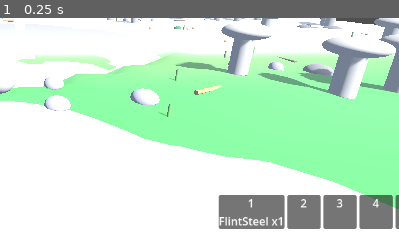
Above: before the commit, frame 1.
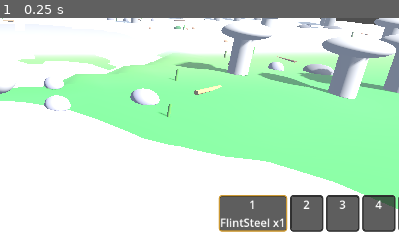
Above: after the commit, the same moment.

Repository: DrDerws/game-wtf
Game: Godot game, scene res://scenes/Bootstrap.tscn
The game is run twice, just before and just after one commit, with the same random seed, the same clock (stepped at 60 frames per second) and the same inputs.
Inputs:
- Up to frame 1 (0.25 s): no input
The pictures show only the part of the screen within x 50-100%, y 38-88%; the shares and areas given below are measured in that part.

The runs differ from the first frame. In frame 1, 2.7% of the frame differs, in the area x 54-100%, y 79-97%.
Error before the commit: Invalid assignment of property or key 'border_width_all' with value of type 'int' on a base object of type 'StyleBoxFlat'. (res://scripts/HUD.gd:178)
Error after the commit: Invalid assignment of property or key 'cell_size_x' with value of type 'float' on a base object of type 'HeightMapShape3D'. (res://scripts/Game.gd:831)

Commit message:
Fix Godot 4 shader and HUD issues

Diff:
--- a/game-project/scenes/Main.tscn
+++ b/game-project/scenes/Main.tscn
@@ -23,13 +23,13 @@
 	size = Vector3(120, 8, 120)
 
 [sub_resource type="Shader" id="4"]
-	code = "shader_type spatial;\nrender_mode cull_back, diffus …(164 unchanged characters)… ;\nuniform float snow_height = 1.1;\n\nvoid fragment() {\n\tfloat height = WORLD_POSITION.y;\tfloat blend = smoothstep(snow_height - 0.6, snow_height + 0.4, height);\tvec3 base = mix(grass_color, snow_color, blend);\tfloat noise = fract(sin(dot(WORLD_POSITION.xz, vec2(12.9898, 78.233))) * 43758.5453);\tbase = mix(base, base * 1.15, noise * 0.25);\tALBEDO = base;\tROUGHNESS = 0.95;\tSPECULAR = 0.1;\n}\n"
+	code = "shader_type spatial;\nrender_mode cull_back, diffus …(164 unchanged characters)… ;\nuniform float snow_height = 1.1;\n\nvarying vec3 world_pos;\n\nvoid vertex() {\n\tworld_pos = (MODEL_MATRIX * vec4(VERTEX, 1.0)).xyz;\n}\n\nvoid fragment() {\n\tfloat height = world_pos.y;\n\tfloat blend = smoothstep(snow_height - 0.6, snow_height + 0.4, height);\n\tvec3 base = mix(grass_color, snow_color, blend);\n\tfloat noise = fract(sin(dot(world_pos.xz, vec2(12.9898, 78.233))) * 43758.5453);\n\tbase = mix(base, base * 1.15, noise * 0.25);\n\tALBEDO = base;\n\tROUGHNESS = 0.95;\n\tSPECULAR = 0.1;\n}\n"
 
 [sub_resource type="ShaderMaterial" id="5"]
 	shader = SubResource("4")
 
 [sub_resource type="Shader" id="6"]
-	code = "shader_type spatial;\nrender_mode cull_back, blend_mix, depth_draw_alpha_prepass, specular_schlick_ggx;\n\nuniform vec3 water_color : source_color = vec3(0.12, 0.35, 0.48);\nuniform float wave_amp = 0.08;\nuniform float wave_freq = 0.9;\n\nvoid vertex() {\tVERTEX.y += sin(TIME * 1.3 + VERTEX.x * wave_freq) * wave_amp;\tVERTEX.y += cos(TIME * 1.0 + VERTEX.z * wave_freq) * wave_amp;\n}\n\nvoid fragment() {\tALBEDO = water_color;\tROUGHNESS = 0.2;\tSPECULAR = 0.8;\tALPHA = 0.8;\n}\n"
+	code = "shader_type spatial;\nrender_mode cull_back, blend_mix, depth_prepass_alpha, specular_schlick_ggx;\n\nuniform vec3 water_color : source_color = vec3(0.12, 0.35, 0.48);\nuniform float wave_amp = 0.08;\nuniform float wave_freq = 0.9;\n\nvoid vertex() {\n\tVERTEX.y += sin(TIME * 1.3 + VERTEX.x * wave_freq) * wave_amp;\n\tVERTEX.y += cos(TIME * 1.0 + VERTEX.z * wave_freq) * wave_amp;\n}\n\nvoid fragment() {\n\tALBEDO = water_color;\n\tROUGHNESS = 0.2;\n\tSPECULAR = 0.8;\n\tALPHA = 0.8;\n}\n"
 
 [sub_resource type="ShaderMaterial" id="7"]
 	shader = SubResource("6")
--- a/game-project/scripts/Game.gd
+++ b/game-project/scripts/Game.gd
@@ -296,7 +296,7 @@
 	_spawn_pickup("Stick", 2, origin + Vector3(0.3, 0.2, -0.6), true)
 	inventory.inventory_changed.emit()
 
-func _update_objectives(delta: float) -> void:
+func _update_objectives(_delta: float) -> void:
 	var current: Dictionary = get_current_objective()
 	if current.is_empty():
 		return
--- a/game-project/scripts/HUD.gd
+++ b/game-project/scripts/HUD.gd
@@ -175,7 +175,10 @@
 	var style := StyleBoxFlat.new()
 	style.bg_color = Color(0.1, 0.1, 0.1, 0.7)
 	style.border_color = Color(0.8, 0.6, 0.2) if active else Color(0.2, 0.2, 0.2)
-	style.border_width_all = 2
+	style.border_width_left = 2
+	style.border_width_top = 2
+	style.border_width_right = 2
+	style.border_width_bottom = 2
 	style.corner_radius_top_left = 4
 	style.corner_radius_top_right = 4
 	style.corner_radius_bottom_left = 4
